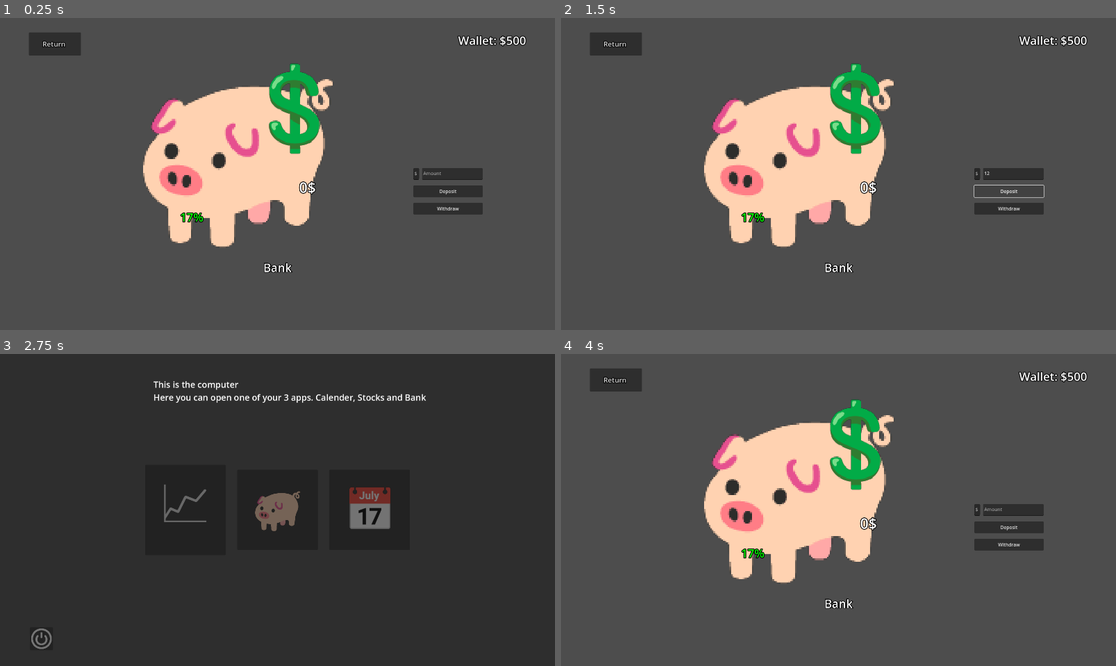
Above: before the commit, frames 1-4 (two rows, left to right).
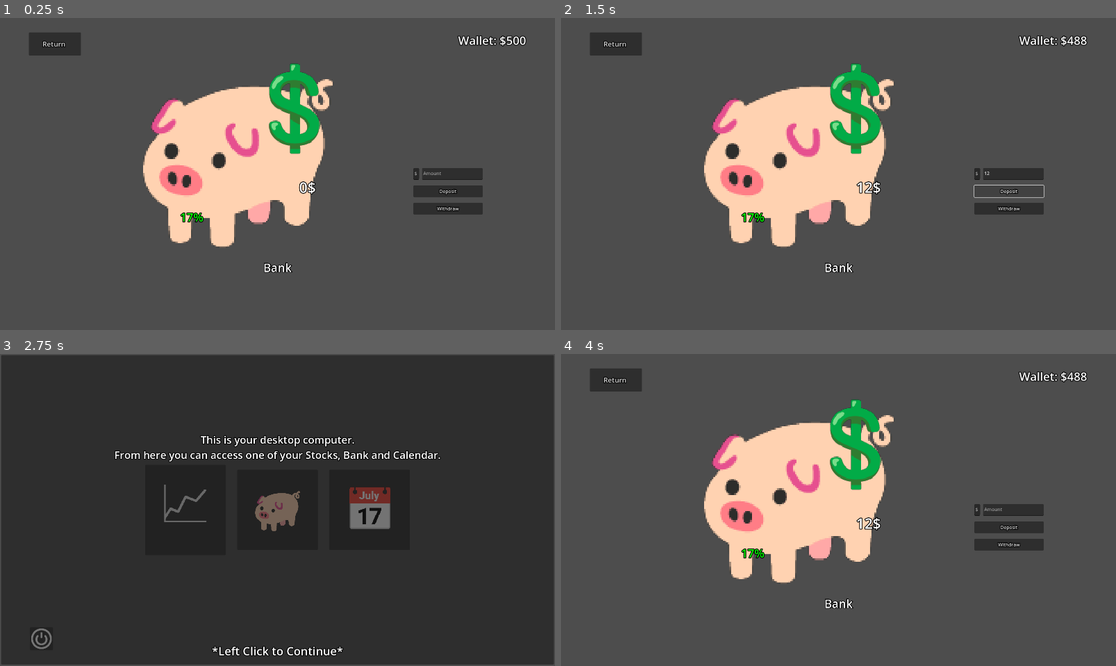
Above: after the commit, the same moments.

Repository: ThyGram/Eksamensprojekt-DDU
Game: Godot game, scene res://MainGame/Computer/computer_bank.tscn
Two runs of this game, one before a commit and one after it. Both use one fixed random seed, a clock stepped at 60 frames per second and the inputs below. This scene is started directly instead of the project's main scene.
Inputs (mouse positions are in pixels of both pictures, inside the frame that each line leads up to):
- Up to frame 1 (0.25 s): no input
- Up to frame 2 (1.5 s): click (1016, 174) at 0.52 s; type "12" at 0.6 s; click "Deposit" at 1.25 s
- Up to frame 3 (2.75 s): click "Return" at 2 s
- Up to frame 4 (4 s): click "📈" at 2.75 s; click "🐖" at 3.5 s

The runs differ from the first frame. In frame 1, less than 0.1% of the frame differs, in the area x 78-83%, y 54-62%; in frame 2, 0.3%; in frame 3, 3.4%, in the area x 0-100%, y 0-100%; in frame 4, 0.3%.
Error before the commit: Invalid access to property or key 'Mone' on a base object of type 'Node2D (SingleTon.gd)'. (res://MainGame/Computer/computer_bank.gd:29)

Commit message:
Stocks og menuer fortsat

Diff:
--- a/GodotGame/MainGame/Computer/computer_bank.gd
+++ b/GodotGame/MainGame/Computer/computer_bank.gd
@@ -26,7 +26,7 @@
 
 func _on_transfer_in_pressed():
 	var transfermoney : int = int($MoneyToTransfer.text)
-	if transfermoney != null and transfermoney <= storage.Mone and transfermoney > 0:
+	if transfermoney != null and transfermoney <= storage.Money and transfermoney > 0:
 		storage.BankMoney += transfermoney
 		storage.Money -= transfermoney
 	elif transfermoney > storage.Money:
--- a/GodotGame/MainGame/Computer/computer_bank.tscn
+++ b/GodotGame/MainGame/Computer/computer_bank.tscn
@@ -143,6 +143,8 @@
 offset_bottom = 80.0
 grow_horizontal = 0
 grow_vertical = 2
+theme_override_colors/font_outline_color = Color(0, 0, 0, 1)
+theme_override_constants/outline_size = 10
 text = "Deposit"
 
 [node name="Transfer Out" type="Button" parent="."]
@@ -158,6 +160,8 @@
 offset_bottom = 140.0
 grow_horizontal = 0
 grow_vertical = 2
+theme_override_colors/font_outline_color = Color(0, 0, 0, 1)
+theme_override_constants/outline_size = 10
 text = "Withdraw"
 
 [node name="Interest" type="Label" parent="."]
--- a/GodotGame/MainGame/Computer/computer_stocks.gd
+++ b/GodotGame/MainGame/Computer/computer_stocks.gd
@@ -8,12 +8,12 @@
 	storage.connect("stocks_changed", UpdateList)
 
 	for key in stocks:
-		$Label/CurrentInvestments.add_item(stocks[key][2] + ": " + str(stocks[key][0]) + "$", null, true)
+		$Panel/CurrentInvestments.add_item(stocks[key][2] + ": " + str(stocks[key][0]) + "$", null, true)
 
 func UpdateList():
-	var list = $Label/CurrentInvestments.get_item_count()
+	var list = $Panel/CurrentInvestments.get_item_count()
 	for i in list:
-		$Label/CurrentInvestments.set_item_text(i, stocks[i][2] + ": " + str(stocks[i][0]) + "$")
+		$Panel/CurrentInvestments.set_item_text(i, stocks[i][2] + ": " + str(stocks[i][0]) + "$")
 
 
 func _input(event):
@@ -25,11 +25,11 @@
 	$MoneyAmount.text = "Wallet: $" + str(storage.Money)
 
 func _on_invest_pressed():
-	var index = $Label/CurrentInvestments.get_selected_items()
-	var amount : int = int($Label/InvestingAmount.text)
+	var index = $Panel/CurrentInvestments.get_selected_items()
+	var amount : int = int($Panel/InvestingAmount.text)
 	if !index.is_empty() and storage.Money >= amount and amount > 0:
 		storage.Stocks[index[0]][0] += amount
-		$Label/CurrentInvestments.set_item_text(index[0], stocks[index[0]][2] + ": " + str(stocks[index[0]][0]) + "$")
+		$Panel/CurrentInvestments.set_item_text(index[0], stocks[index[0]][2] + ": " + str(stocks[index[0]][0]) + "$")
 		storage.Money -= amount
 	elif storage.Money < amount:
 		var NoMoney = NoMoneyNode.instantiate()
@@ -42,11 +42,11 @@
 
 
 func _on_sell_pressed():
-	var index = $Label/CurrentInvestments.get_selected_items()
-	var amount : int = int($Label/InvestingAmount.text)
+	var index = $Panel/CurrentInvestments.get_selected_items()
+	var amount : int = int($Panel/InvestingAmount.text)
 	if !index.is_empty() and storage.Stocks[index[0]][0] >= amount and amount > 0:
 		storage.Stocks[index[0]][0] -= amount
-		$Label/CurrentInvestments.set_item_text(index[0], stocks[index[0]][2] + ": " + str(stocks[index[0]][0]) + "$")
+		$Panel/CurrentInvestments.set_item_text(index[0], stocks[index[0]][2] + ": " + str(stocks[index[0]][0]) + "$")
 		storage.Money += amount
 	elif index.is_empty():
 		var NoMoney = NoMoneyNode.instantiate()
--- a/GodotGame/MainGame/Computer/computer_stocks.tscn
+++ b/GodotGame/MainGame/Computer/computer_stocks.tscn
@@ -11,43 +11,95 @@
 grow_vertical = 2
 script = ExtResource("1_avcdi")
 
-[node name="Label" type="Label" parent="."]
-layout_mode = 0
-offset_left = 338.0
-offset_top = 88.0
-offset_right = 339.0
-offset_bottom = 111.0
-text = "Current Investments"
+[node name="Panel" type="Panel" parent="."]
+layout_mode = 1
+anchors_preset = 8
+anchor_left = 0.5
+anchor_top = 0.5
+anchor_right = 0.5
+anchor_bottom = 0.5
+offset_left = -240.0
+offset_top = -360.0
+offset_right = 240.0
+offset_bottom = 360.0
+grow_horizontal = 2
+grow_vertical = 2
 
-[node name="CurrentInvestments" type="ItemList" parent="Label"]
-layout_mode = 0
-offset_left = -3.0
-offset_top = 25.0
-offset_right = 307.0
-offset_bottom = 302.0
+[node name="Title" type="Label" parent="Panel"]
+layout_mode = 1
+anchors_preset = 10
+anchor_right = 1.0
+offset_bottom = 55.0
+grow_horizontal = 2
+theme_override_colors/font_outline_color = Color(0, 0, 0, 1)
+theme_override_constants/outline_size = 10
+theme_override_font_sizes/font_size = 40
+text = "Stock Exchange"
+horizontal_alignment = 1
+vertical_alignment = 1
 
-[node name="Invest" type="Button" parent="Label"]
-layout_mode = 0
-offset_left = 208.0
-offset_top = 331.0
-offset_right = 263.0
-offset_bottom = 362.0
+[node name="CurrentInvestments" type="ItemList" parent="Panel"]
+layout_mode = 1
+anchors_preset = 8
+anchor_left = 0.5
+anchor_top = 0.5
+anchor_right = 0.5
+anchor_bottom = 0.5
+offset_left = -220.0
+offset_top = -285.0
+offset_right = 220.0
+offset_bottom = 75.0
+grow_horizontal = 2
+grow_vertical = 2
+theme_override_font_sizes/font_size = 28
+
+[node name="Invest" type="Button" parent="Panel"]
+layout_mode = 1
+anchors_preset = 6
+anchor_left = 1.0
+anchor_top = 0.5
+anchor_right = 1.0
+anchor_bottom = 0.5
+offset_left = -120.0
+offset_top = 95.0
+offset_right = -20.0
+offset_bottom = 155.0
+grow_horizontal = 0
+grow_vertical = 2
+theme_override_colors/font_outline_color = Color(0, 0, 0, 1)
+theme_override_constants/outline_size = 10
+theme_override_font_sizes/font_size = 28
 text = "Invest"
 
-[node name="InvestingAmount" type="TextEdit" parent="Label"]
-layout_mode = 0
-offset_left = 8.0
-offset_top = 324.0
-offset_right = 189.0
-offset_bottom = 364.0
+[node name="InvestingAmount" type="TextEdit" parent="Panel"]
+layout_mode = 1
+anchors_preset = 4
+anchor_top = 0.5
+anchor_bottom = 0.5
+offset_left = 20.0
+offset_top = 95.0
+offset_right = 340.0
+offset_bottom = 155.0
+grow_vertical = 2
+theme_override_font_sizes/font_size = 28
 placeholder_text = "Amount to invest . . ."
 
-[node name="Sell" type="Button" parent="Label"]
-layout_mode = 0
-offset_left = 210.0
-offset_top = 374.0
-offset_right = 265.0
-offset_bottom = 405.0
+[node name="Sell" type="Button" parent="Panel"]
+layout_mode = 1
+anchors_preset = 6
+anchor_left = 1.0
+anchor_top = 0.5
+anchor_right = 1.0
+anchor_bottom = 0.5
+offset_left = -120.0
+offset_top = 175.0
+offset_right = -20.0
+offset_bottom = 235.0
+grow_horizontal = 0
+grow_vertical = 2
+theme_override_colors/font_outline_color = Color(0, 0, 0, 1)
+theme_override_constants/outline_size = 10
+theme_override_font_sizes/font_size = 28
 text = "Sell"
 
 [node name="MoneyAmount" type="Label" parent="."]
@@ -76,6 +128,6 @@
 theme_override_font_sizes/font_size = 24
 text = "Return "
 
-[connection signal="pressed" from="Label/Invest" to="." method="_on_invest_pressed"]
-[connection signal="pressed" from="Label/Sell" to="." method="_on_sell_pressed"]
+[connection signal="pressed" from="Panel/Invest" to="." method="_on_invest_pressed"]
+[connection signal="pressed" from="Panel/Sell" to="." method="_on_sell_pressed"]
 [connection signal="pressed" from="ReturnButton" to="." method="_on_return_button_pressed"]
--- a/GodotGame/MainGame/main_game_bedroom.tscn
+++ b/GodotGame/MainGame/main_game_bedroom.tscn
@@ -621,11 +621,16 @@
 
 [node name="GameTimer" type="Label" parent="."]
 top_level = true
-offset_left = 909.0
-offset_top = 17.0
-offset_right = 1039.0
-offset_bottom = 86.0
-theme_override_font_sizes/font_size = 50
+anchors_preset = 5
+anchor_left = 0.5
+anchor_right = 0.5
+offset_left = -65.0
+offset_right = 65.0
+offset_bottom = 69.0
+grow_horizontal = 2
+theme_override_colors/font_outline_color = Color(0, 0, 0, 1)
+theme_override_constants/outline_size = 10
+theme_override_font_sizes/font_size = 64
 text = "08:00"
 
 [connection signal="body_entered" from="Computer/Area2D" to="Player" method="_on_computer_body_entered"]
--- a/GodotGame/MainGame/main_game_computer.gd
+++ b/GodotGame/MainGame/main_game_computer.gd
@@ -8,7 +8,6 @@
 
 func tutorial():
 	$TutorialPanel.visible = true
-	$TutorialPanel/Label.visible = true
 
 func tutorialclear():
 	$TutorialPanel.queue_free()
--- a/GodotGame/MainGame/main_game_computer.tscn
+++ b/GodotGame/MainGame/main_game_computer.tscn
@@ -19,6 +19,7 @@
 script = ExtResource("1_d3cnl")
 
 [node name="Stocks" type="Button" parent="."]
+texture_filter = 1
 custom_minimum_size = Vector2(280, 280)
 layout_mode = 1
 anchors_preset = 8
@@ -36,6 +37,7 @@
 text = "📈"
 
 [node name="Bank" type="Button" parent="."]
+texture_filter = 1
 custom_minimum_size = Vector2(280, 280)
 layout_mode = 1
 anchors_preset = 8
@@ -53,6 +55,7 @@
 text = "🐖"
 
 [node name="Calender" type="Button" parent="."]
+texture_filter = 1
 custom_minimum_size = Vector2(280, 280)
 layout_mode = 1
 anchors_preset = 8
@@ -84,22 +87,50 @@
 
 [node name="TutorialPanel" type="Panel" parent="."]
 visible = false
-layout_mode = 0
-offset_left = -32.0
-offset_top = -29.0
-offset_right = 1968.0
-offset_bottom = 1119.0
+layout_mode = 1
+anchors_preset = 15
+anchor_right = 1.0
+anchor_bottom = 1.0
+grow_horizontal = 2
+grow_vertical = 2
 
 [node name="Label" type="Label" parent="TutorialPanel"]
-visible = false
-layout_mode = 0
-offset_left = 561.166
-offset_top = 109.679
-offset_right = 1507.17
-offset_bottom = 331.679
-theme_override_font_sizes/font_size = 30
-text = "This is the computer
-Here you can open one of your 3 apps. Calender, Stocks and Bank"
+layout_mode = 1
+anchors_preset = 5
+anchor_left = 0.5
+anchor_right = 0.5
+offset_left = -568.5
+offset_top = 270.0
+offset_right = 568.5
+offset_bottom = 373.0
+grow_horizontal = 2
+theme_override_colors/font_outline_color = Color(0, 0, 0, 1)
+theme_override_constants/outline_size = 10
+theme_override_font_sizes/font_size = 36
+text = "This is your desktop computer.
+From here you can access one of your Stocks, Bank and Calendar."
+horizontal_alignment = 1
+vertical_alignment = 1
+
+[node name="Click" type="Label" parent="TutorialPanel"]
+layout_mode = 1
+anchors_preset = 7
+anchor_left = 0.5
+anchor_top = 1.0
+anchor_right = 0.5
+anchor_bottom = 1.0
+offset_left = -298.0
+offset_top = -75.0
+offset_right = 298.0
+offset_bottom = -20.0
+grow_horizontal = 2
+grow_vertical = 0
+theme_override_colors/font_outline_color = Color(0, 0, 0, 1)
+theme_override_constants/outline_size = 10
+theme_override_font_sizes/font_size = 40
+text = "*Left Click to Continue*"
+horizontal_alignment = 1
+vertical_alignment = 1
 
 [node name="TutorialTimer" type="Timer" parent="."]
 wait_time = 0.1
--- a/GodotGame/MainGame/main_game_doorchat.gd
+++ b/GodotGame/MainGame/main_game_doorchat.gd
@@ -1,11 +1,12 @@
 extends Control
 
-var Dialogue1 : Array = ["*KNOCK KNOCK KNOCK*", "Hello, I am Lånehajen Haj and I see you havent paid back your debt.."
-, "I DEMAND THAT YOU WORK FOR 10 DAYS, weekends off of course, AND GIVE ME ALL THE MONEY YOUR EARN TO CLEAR YOUR DEBT!!!"]
+var Dialogue1 : Array = ["*KNOCK KNOCK KNOCK*", "Hello, I am Lånehajen Haj and I see you haven't paid back your debt.."
+, "I DEMAND THAT YOU WORK FOR 14 DAYS, weekends off of course, AND GIVE ME ALL THE MONEY YOUR EARN TO CLEAR YOUR DEBT!!!", "*Leaves*"]
 
-var Dialogue2 : Array = ["*KNOCK KNOCK*", "Hello again. I came to remind you that you better pay me back.. or else..", "I EXPECT AT LEAST A BILLION GAZILLION DOLLARS!!!", "MUAHAHAHHA!"]
+var Dialogue2 : Array = ["*KNOCK KNOCK*", "Hello again. I came to remind you that you better pay me back by Friday the 12th.. or else..", "I EXPECT AT LEAST 10.000$ DOLLARS!!!", "MUAHAHAHHA!", "*Leaves*"]
 
-var Dialogue3 : Array = []
+var Dialogue3Win : Array = ["*CRASH*", "HAND OVER THE MONEY, NOW!!", "You've made quite a bit of money I must say.", "This will suffice for now.", "If you're ever in need of some quick cash you can come take a loan at my shop.", "MUAHAHAHAAA!", "*Leaves*"]
+var Dialogue3Loss : Array = ["*CRASH*", "HAND OVER THE MONEY, NOW!!", "OH.", "This isn't nearly enough.", "YOU BETTER HAVE SOME MORE CASH READY SOON OR WE'LL COME AND TAKE EVEN MORE.", "*Stomps off angrily*"]
 
 var stop : bool = false
 var currDialogue : Array = []
@@ -19,8 +20,12 @@
 		$Panel/Dialogue.text = Dialogue2[0]
 		currDialogue = Dialogue2
 	elif storage.Day == 10:
-		$Panel/Dialogue.text = Dialogue3[0]
-		currDialogue = Dialogue3
+		if storage.Money > 10000:
+			$Panel/Dialogue.text = Dialogue3Win[0]
+			currDialogue = Dialogue3Win
+		elif storage.Money <= 10000:
+			$Panel/Dialogue.text = Dialogue3Loss[0]
+			currDialogue = Dialogue3Loss
 
 
 func _input(event):
--- a/GodotGame/MainGame/main_game_doorchat.tscn
+++ b/GodotGame/MainGame/main_game_doorchat.tscn
@@ -36,7 +36,7 @@
 layout_mode = 1
 offset_left = -70.0
 offset_top = 60.0
-offset_right = 550.0
+offset_right = 570.0
 offset_bottom = 220.0
 theme_override_colors/font_outline_color = Color(0, 0, 0, 1)
 theme_override_constants/outline_size = 10
@@ -62,7 +62,7 @@
 text = "Lånehajen Haj"
 vertical_alignment = 1
 
-[node name="Press" type="Label" parent="."]
+[node name="Click" type="Label" parent="."]
 layout_mode = 1
 anchors_preset = 7
 anchor_left = 0.5
@@ -78,7 +78,7 @@
 theme_override_colors/font_outline_color = Color(0, 0, 0, 1)
 theme_override_constants/outline_size = 10
 theme_override_font_sizes/font_size = 40
-text = "*Left Click to continue*"
+text = "*Left Click to Continue*"
 horizontal_alignment = 1
 vertical_alignment = 1
 
--- a/GodotGame/MainGame/main_game_tv.gd
+++ b/GodotGame/MainGame/main_game_tv.gd
@@ -35,3 +35,8 @@
 # Called every frame. 'delta' is the elapsed time since the previous frame.
 func _process(delta):
 	pass
+
+
+func _on_return_button_pressed():
+	if storage.TVTutorial == true:
+		get_tree().change_scene_to_file("res://MainGame/main_game_bedroom.tscn")
--- a/GodotGame/MainGame/main_game_tv.tscn
+++ b/GodotGame/MainGame/main_game_tv.tscn
@@ -1,6 +1,7 @@
-[gd_scene load_steps=3 format=3 uid="uid://cyvk1yvwt3und"]
+[gd_scene load_steps=4 format=3 uid="uid://cyvk1yvwt3und"]
 
 [ext_resource type="Script" path="res://MainGame/main_game_tv.gd" id="1_5gq77"]
+[ext_resource type="Texture2D" uid="uid://bmeb0fydo211v" path="res://textures/power_off_white.svg" id="2_1xang"]
 
 [sub_resource type="StyleBoxFlat" id="StyleBoxFlat_7rsr1"]
 bg_color = Color(0, 0, 0, 0.705882)
@@ -15,31 +16,46 @@
 script = ExtResource("1_5gq77")
 
 [node name="Background" type="Panel" parent="."]
-layout_mode = 0
-offset_right = 1925.0
-offset_bottom = 1086.0
+layout_mode = 1
+anchors_preset = 15
+anchor_right = 1.0
+anchor_bottom = 1.0
+grow_horizontal = 2
+grow_vertical = 2
 
 [node name="TVBackground" type="ColorRect" parent="Background"]
-layout_mode = 0
-offset_left = 420.0
-offset_top = 193.0
-offset_right = 1597.0
-offset_bottom = 862.0
+layout_mode = 1
+anchors_preset = 8
+anchor_left = 0.5
+anchor_top = 0.5
+anchor_right = 0.5
+anchor_bottom = 0.5
+offset_left = -588.5
+offset_top = -334.5
+offset_right = 588.5
+offset_bottom = 334.5
+grow_horizontal = 2
+grow_vertical = 2
 
 [node name="TopRed" type="ColorRect" parent="Background/TVBackground"]
-layout_mode = 0
-offset_right = 1177.0
-offset_bottom = 156.0
+layout_mode = 1
+anchors_preset = 10
+anchor_right = 1.0
+offset_bottom = 160.0
+grow_horizontal = 2
 color = Color(0.87451, 0, 0, 1)
 
 [node name="Label" type="Label" parent="Background/TVBackground/TopRed"]
-layout_mode = 0
-offset_left = 290.0
-offset_top = 11.0
-offset_right = 555.0
-offset_bottom = 129.0
+layout_mode = 1
+anchors_preset = 15
+anchor_right = 1.0
+anchor_bottom = 1.0
+grow_horizontal = 2
+grow_vertical = 2
 theme_override_font_sizes/font_size = 86
-text = "CURRENT NEWS"
+text = "BREAKING NEWS"
+horizontal_alignment = 1
+vertical_alignment = 1
 
 [node name="GoodNEWS" type="Label" parent="Background/TVBackground"]
 layout_mode = 0
@@ -64,33 +80,71 @@
 text = "BAD NEWS"
 autowrap_mode = 2
 
+[node name="ReturnButton" type="Button" parent="."]
+layout_mode = 1
+anchors_preset = 2
+anchor_top = 1.0
+anchor_bottom = 1.0
+offset_left = 100.0
+offset_top = -130.0
+offset_right = 180.0
+offset_bottom = -50.0
+grow_vertical = 0
+icon = ExtResource("2_1xang")
+expand_icon = true
+
 [node name="TutorialPanel" type="Panel" parent="."]
-layout_mode = 0
-offset_left = -143.0
-offset_top = -35.0
-offset_right = 2227.0
-offset_bottom = 1129.0
+visible = false
+layout_mode = 1
+anchors_preset = 15
+anchor_right = 1.0
+anchor_bottom = 1.0
+grow_horizontal = 2
+grow_vertical = 2
 theme_override_styles/panel = SubResource("StyleBoxFlat_7rsr1")
 
 [node name="TutorialTEXT" type="Label" parent="TutorialPanel"]
-layout_mode = 0
-offset_left = 1029.0
-offset_top = 396.0
-offset_right = 1714.0
-offset_bottom = 799.0
-theme_override_font_sizes/font_size = 40
-text = "This is the news. Here you can see if a company is doing good or bad.
+layout_mode = 1
+anchors_preset = 8
+anchor_left = 0.5
+anchor_top = 0.5
+anchor_right = 0.5
+anchor_bottom = 0.5
+offset_left = -342.0
+offset_top = -201.0
+offset_right = 378.0
+offset_bottom = 167.0
+grow_horizontal = 2
+grow_vertical = 2
+theme_override_colors/font_outline_color = Color(0, 0, 0, 1)
+theme_override_constants/outline_size = 10
+theme_override_font_sizes/font_size = 36
+text = "These are the news.
+Here you can see if a company is doing good or bad.
 
-If a company is doing good its stock should also increase.
-And in contrast if the company is doing bad, its stock will decrase."
+If a company is doing good it's stock should  increase, and vice versa if the company is doing bad - it will decrease."
+horizontal_alignment = 1
+vertical_alignment = 1
 autowrap_mode = 2
 
-[node name="Continue" type="Label" parent="TutorialPanel"]
-layout_mode = 0
-offset_left = 941.0
-offset_top = 961.0
-offset_right = 1260.0
-offset_bottom = 1016.0
-theme_override_colors/font_color = Color(1, 1, 1, 1)
+[node name="Click" type="Label" parent="TutorialPanel"]
+layout_mode = 1
+anchors_preset = 7
+anchor_left = 0.5
+anchor_top = 1.0
+anchor_right = 0.5
+anchor_bottom = 1.0
+offset_left = -298.0
+offset_top = -75.0
+offset_right = 298.0
+offset_bottom = -20.0
+grow_horizontal = 2
+grow_vertical = 0
+theme_override_colors/font_outline_color = Color(0, 0, 0, 1)
+theme_override_constants/outline_size = 10
 theme_override_font_sizes/font_size = 40
-text = "Click to continue"
+text = "*Left Click to Continue*"
+horizontal_alignment = 1
+vertical_alignment = 1
+
+[connection signal="pressed" from="ReturnButton" to="." method="_on_return_button_pressed"]
--- a/GodotGame/PopUps/AreYouSure.tscn
+++ b/GodotGame/PopUps/AreYouSure.tscn
@@ -14,6 +14,7 @@
 script = ExtResource("1_kpaaj")
 
 [node name="Panel" type="Panel" parent="."]
+layout_mode = 0
 offset_left = 600.0
 offset_top = 420.0
 offset_right = 1320.0
--- a/GodotGame/SingleTon.gd
+++ b/GodotGame/SingleTon.gd
@@ -26,12 +26,12 @@
 var BankInterest: float = rng.randf_range(0.800, 1.200)
 # First variable is money invested, second is news boost or not and third is the name of the stock.
 var Stocks : Dictionary = {
-	0 : [0, null, "Rothskid"],
+	0 : [0, null, "HCOE"],
 	1 : [0, null, "WhiteRock"],
 	2 : [0, null, "ZombieChampions"],
 	3 : [0, null, "NewScandinavian"],
-	4 : [0, null, "KarlsBjerg"],
-	5 : [0, null, "HCØ"]
+	4 : [0, null, "Karlsbjerg"],
+	5 : [0, null, "guardVan"]
 	}
 
 func _ready():
--- a/GodotGame/SwitchScreen.gd
+++ b/GodotGame/SwitchScreen.gd
@@ -3,12 +3,19 @@
 
 # Called when the node enters the scene tree for the first time.
 func _ready():
-	$Timer.start(3)
+	$Timer.start(4)
 
 
 # Called every frame. 'delta' is the elapsed time since the previous frame.
 func _process(delta):
-	pass
+	if $Timer.time_left > 3:
+		$Panel/ZZZ.text = "ZZZ"
+	elif $Timer.time_left > 2:
+		$Panel/ZZZ.text = "ZZZ."
+	elif $Timer.time_left > 1:
+		$Panel/ZZZ.text = "ZZZ.."
+	elif $Timer.time_left > 0:
+		$Panel/ZZZ.text = "ZZZ..."
 
 
 func _on_timer_timeout():
--- a/GodotGame/switch_screen.tscn
+++ b/GodotGame/switch_screen.tscn
@@ -1,7 +1,9 @@
 [gd_scene load_steps=3 format=3 uid="uid://q7yovrbru4j5"]
 
 [ext_resource type="Script" path="res://SwitchScreen.gd" id="1_y6g2r"]
-[ext_resource type="Texture2D" uid="uid://che6o5rp41r1b" path="res://textures/SleepingScreen.png" id="2_ws8tv"]
+
+[sub_resource type="StyleBoxFlat" id="StyleBoxFlat_w2rg7"]
+bg_color = Color(0, 0, 0, 1)
 
 [node name="SwitchScreen" type="Control"]
 layout_mode = 3
@@ -14,9 +16,31 @@
 
 [node name="Timer" type="Timer" parent="."]
 
-[node name="Sprite2D" type="Sprite2D" parent="."]
-position = Vector2(963, 601)
-scale = Vector2(1.34277, 1.60907)
-texture = ExtResource("2_ws8tv")
+[node name="Panel" type="Panel" parent="."]
+layout_mode = 1
+anchors_preset = 15
+anchor_right = 1.0
+anchor_bottom = 1.0
+grow_horizontal = 2
+grow_vertical = 2
+theme_override_styles/panel = SubResource("StyleBoxFlat_w2rg7")
+
+[node name="ZZZ" type="Label" parent="Panel"]
+layout_mode = 1
+anchors_preset = 8
+anchor_left = 0.5
+anchor_top = 0.5
+anchor_right = 0.5
+anchor_bottom = 0.5
+offset_left = -115.0
+offset_top = -273.0
+offset_right = 115.0
+offset_bottom = 273.0
+grow_horizontal = 2
+grow_vertical = 2
+theme_override_colors/font_outline_color = Color(0, 0, 0, 1)
+theme_override_constants/outline_size = 0
+theme_override_font_sizes/font_size = 400
+text = "ZZZ"
 
 [connection signal="timeout" from="Timer" to="." method="_on_timer_timeout"]
